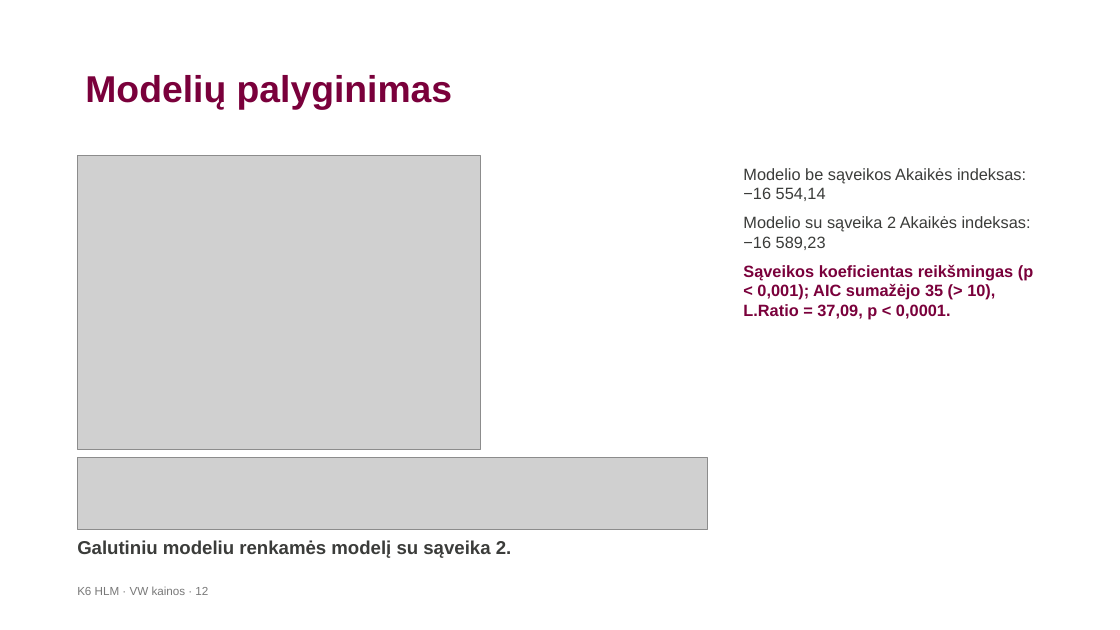
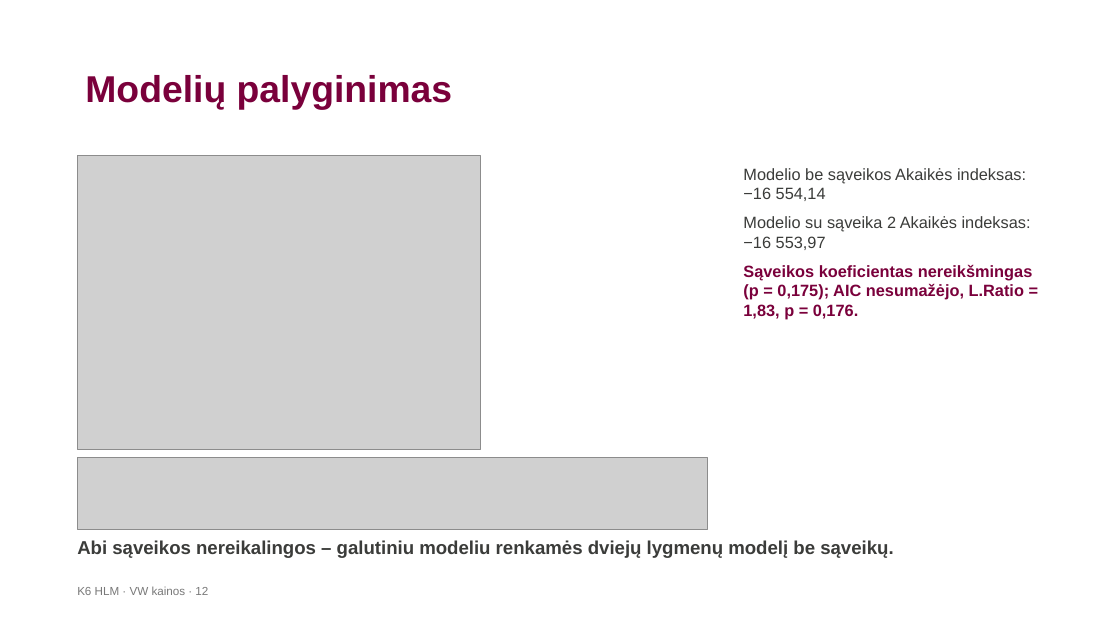
Before and after one commit to LidijaPu/K6, a slide deck: slide 12 of K6_HLM_VW_pristatymas-2.pptx. Drawn at 1120x630 pixels with LibreOffice and Linux fonts; fonts in the diff are those of the drawing; grey boxes stand for pictures; background and template pictures are left out. Boxes give left, top, right and bottom in pixels: in the first picture for what was removed or moved away, otherwise in the second. Text is boxed around its words. In the diff, an @@ line names an element or a change of style, - is before the commit and + after.

```diff
--- a/K6_HLM_VW_pristatymas-2.pptx
+++ b/K6_HLM_VW_pristatymas-2.pptx
@@ text at <box>743,216,1033,320</box>: text changed @@
-Modelio su sąveika 2 Akaikės indeksas: −16 589,23
-Sąveikos koeficientas reikšmingas (p < 0,001); AIC sumažėjo 35 (> 10), L.Ratio = 37,09, p < 0,0001.
+Modelio su sąveika 2 Akaikės indeksas: −16 553,97
+Sąveikos koeficientas nereikšmingas (p = 0,175); AIC nesumažėjo, L.Ratio = 1,83, p = 0,176.
@@ text at <box>77,540,893,558</box>: text changed @@
-Galutiniu modeliu renkamės modelį su sąveika 2.
+Abi sąveikos nereikalingos – galutiniu modeliu renkamės dviejų lygmenų modelį be sąveikų.
```
Also in this commit, not shown: 6 other slides changed, 1 slide removed, 3 other files.
